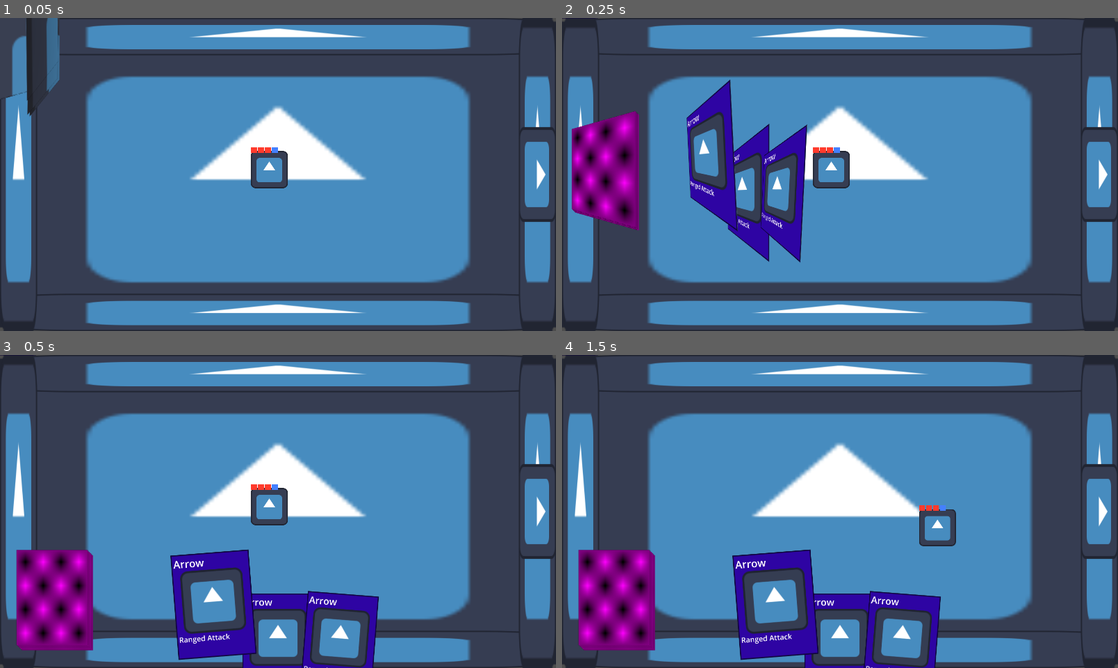
Above: before the commit, frames 1-4 (two rows, left to right).
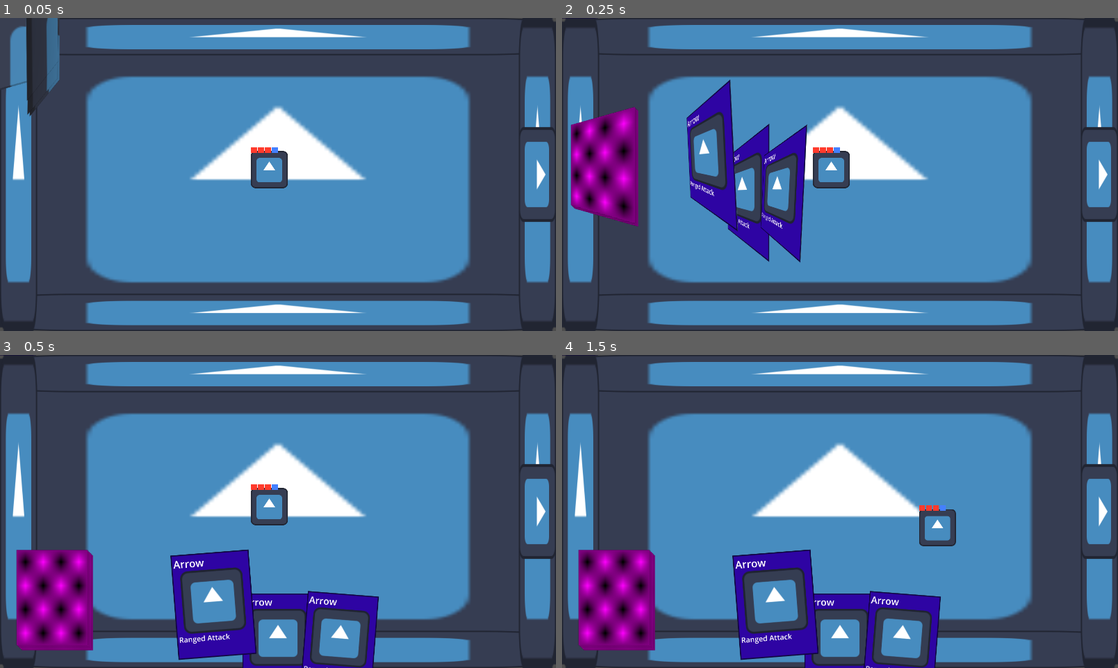
Above: after the commit, the same moments.

Repository: MamaDespik/GGJ-1
Game: Godot game, scene res://game.tscn
The game is run twice, just before and just after one commit, with the same random seed, the same clock (stepped at 60 frames per second) and the same inputs. The engine's default icon, where the game draws it, is replaced by a stand-in: a white triangle on a blue panel in a dark square.
Inputs (mouse positions are in pixels of both pictures, inside the frame that each line leads up to):
- Up to frame 1 (0.05 s): no input
- Up to frame 2 (0.25 s): no input
- Up to frame 3 (0.5 s): no input
- Up to frame 4 (1.5 s): tap Enter (ui_accept) at 0.5, 0.77 s; move the mouse to (962, 495) at 0.52 s; hold D (move_right) 0.53-1.28 s; hold Mouse wheel up (change_highlight_left) 0.53-1.28 s; move the mouse to (728, 527) at 1.27 s; hold S (move_down) from 1.28 s (still down); tap Mouse wheel down (change_highlight_right) at 1.35 s

The runs differ from the first frame. In frame 1, 0.2% of the frame differs, in the area x 0-5%, y 2-26%; in frame 2, 1.8%, in the area x 1-14%, y 28-68%; in frame 3, nothing differs; in frame 4, nothing differs.

Commit message:
Slightly Improved Card Picking Flow

Diff:
--- a/godovelopment-game-jam-1/Cards/cards_container.gd
+++ b/godovelopment-game-jam-1/Cards/cards_container.gd
@@ -6,6 +6,7 @@
 
 var hand_empty:bool = false
 var shuffle_speed_reduction:float = .4
+var paused:bool = false
 
 @onready var hand: Hand = %Hand
 @onready var discard_pile: CardPile = %DiscardPile
@@ -49,6 +50,7 @@
 	return
 
 func draw_new_card():
+	if paused:return
 	var drawn_card:Card = draw_pile.draw()
 	if drawn_card:
 		hand.add_card(drawn_card)
--- a/godovelopment-game-jam-1/Levels/floor.gd
+++ b/godovelopment-game-jam-1/Levels/floor.gd
@@ -17,6 +17,7 @@
 @onready var active_rooms: Node2D = $ActiveRooms
 @onready var card_picker: CardPicker = $CardPicker
 
+signal start_choice
 signal floor_cleared(Card)
 
 func _ready() -> void:
@@ -99,8 +100,8 @@
 
 func _on_boss_room_cleared():
 	print("Floor cleared!")
+	start_choice.emit()
 	card_picker.player = player
-	card_picker.pick_cards()
 	return
 
 func _on_card_picker_card_picked(card:Card):
--- a/godovelopment-game-jam-1/game.gd
+++ b/godovelopment-game-jam-1/game.gd
@@ -21,9 +21,9 @@
 		#TODO transition
 		current_floor = current_region.get_floor()
 		current_floor.player = player
+		current_floor.start_choice.connect(_on_floor_start_choice)
 		current_floor.floor_cleared.connect(_on_floor_cleared)
 		floor_container.add_child(current_floor)
-		cards_container.shuffle_discard()
 	else:
 		if region_scenes.size() > 0:
 			current_region.queue_free()
@@ -40,14 +40,31 @@
 	current_floor.player = player
 	current_floor.floor_cleared.connect(_on_shop_cleared)
 	floor_container.add_child(current_floor)
+	return
 
+func clear_hand():
+	for card_in_hand:Card in cards_container.hand.cards:
+		card_in_hand.discard()
 	return
 
 func _on_floor_cleared(card:Card):
-	cards_container.draw_pile.add_card(card)
-	get_shop()
+	var tween:Tween = create_tween()
+	tween.tween_callback(cards_container.draw_pile.add_card.bind(card))
+	tween.tween_interval(1)
+	tween.tween_callback(cards_container.shuffle_discard)
+	tween.tween_property(cards_container, "paused", false, 0)
+	tween.tween_interval(.2)
+	tween.tween_callback(get_shop)
 	return
 
 func _on_shop_cleared():
 	get_next_floor()
 	return
+
+func _on_floor_start_choice():
+	var tween:Tween = create_tween()
+	tween.tween_property(cards_container, "paused", true, 0)
+	tween.tween_interval(1.5)
+	tween.tween_callback(clear_hand)
+	tween.tween_callback(current_floor.card_picker.pick_cards)
+	return
Not shown, changed: TODO.txt
